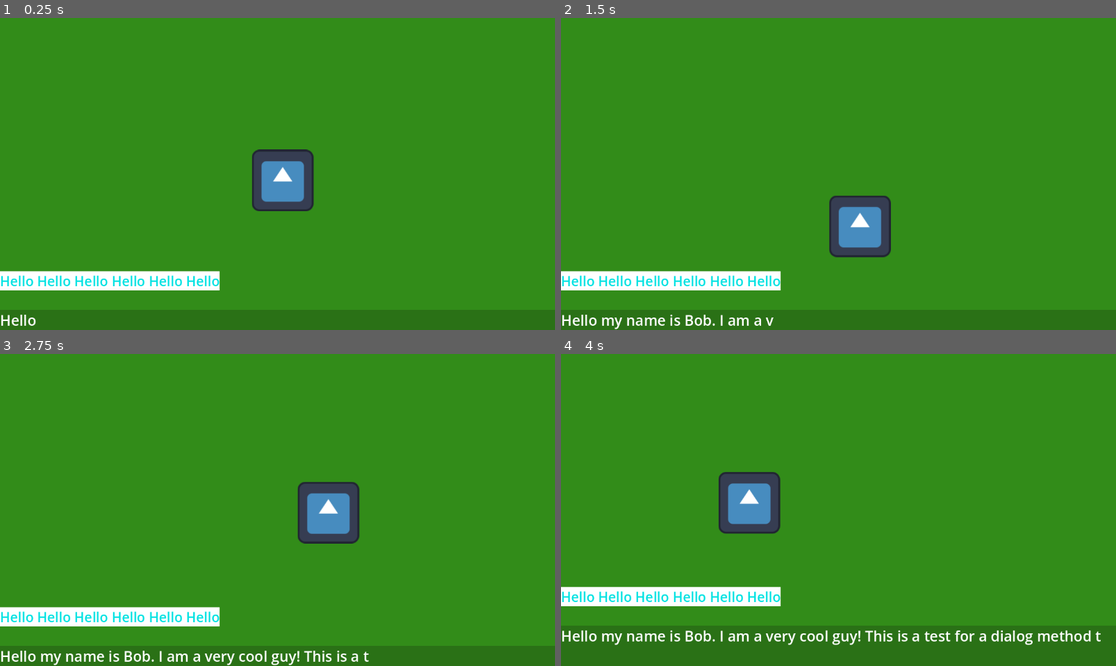
Above: before the commit, frames 1-4 (two rows, left to right).
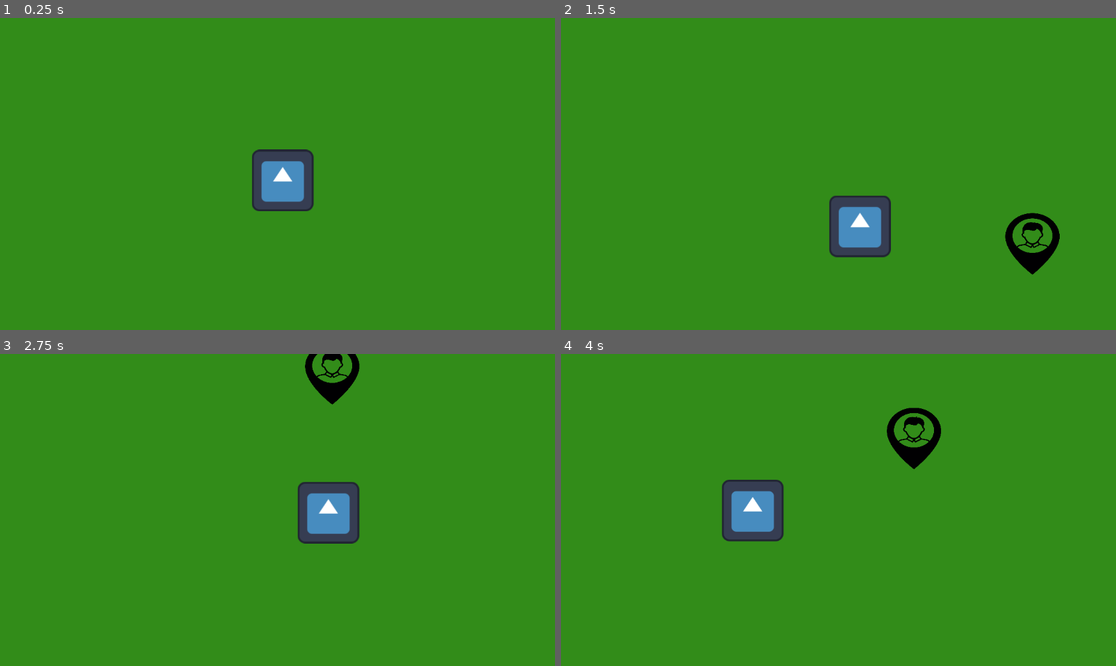
Above: after the commit, the same moments.

Repository: Skyepulse/LudumDare55Matelou
Game: Godot game, scene res://Scenes/mainScene.tscn
Same seed, same stepped clock (60 frames per second), same inputs: the game is played once before the commit and once after it. The engine's default icon, where the game draws it, is replaced by a stand-in: a white triangle on a blue panel in a dark square.
Inputs:
- Up to frame 1 (0.25 s): no input
- Up to frame 2 (1.5 s): hold D (move_right) 0.53-1.28 s; tap E (interact) at 0.6 s; hold S (move_down) from 1.28 s (still down); tap Shift (dash) at 1.35 s
- Up to frame 3 (2.75 s): tap E (interact) at 1.55, 2.1 s; release S (move_down) at 2.03 s; hold D (move_right) from 2.03 s (still down)
- Up to frame 4 (4 s): release D (move_right) at 2.78 s; hold W (move_up) 2.78-3.53 s; tap E (interact) at 2.85, 3.5, 3.8 s; hold A (move_left) from 3.53 s (still down); hold Shift (dash) from 3.53 s (still down)

The runs differ from the first frame. In frame 1, 8.9% of the frame differs, in the area x 0-100%, y 81-100%; in frame 2, 9.8%; in frame 3, 9.6%; in frame 4, 18%, in the area x 0-100%, y 17-100%.
Error after the commit: Cannot call method 'get_node' on a null value. (res://Scripts/npc.gd:12)

Commit message:
finished first draft of dialog show

Diff:
--- a/Scenes/mainScene.tscn
+++ b/Scenes/mainScene.tscn
@@ -1,14 +1,15 @@
-[gd_scene load_steps=4 format=3 uid="uid://bat355yqjpxwa"]
+[gd_scene load_steps=5 format=3 uid="uid://bat355yqjpxwa"]
 
 [ext_resource type="PackedScene" uid="uid://db7r2gogo5b78" path="res://Scenes/map_main_node.tscn" id="1_awtvf"]
 [ext_resource type="PackedScene" uid="uid://6s5dywlo2tph" path="res://Scenes/npc_talk_view.tscn" id="1_fo62l"]
 [ext_resource type="PackedScene" uid="uid://casvlyfugxq2v" path="res://Scenes/player.tscn" id="2_0ef22"]
+[ext_resource type="PackedScene" uid="uid://2n8233urbkoq" path="res://Scenes/npc.tscn" id="4_fedcy"]
 
 [node name="mainScene" type="Node2D"]
 
-[node name="CanvasLayer" type="CanvasLayer" parent="."]
+[node name="SceneCanvasLayer" type="CanvasLayer" parent="."]
 
-[node name="NPC_TALK_VIEW" parent="CanvasLayer" instance=ExtResource("1_fo62l")]
+[node name="NPC_TALK_VIEW" parent="SceneCanvasLayer" instance=ExtResource("1_fo62l")]
 
 [node name="mapMainNode" parent="." instance=ExtResource("1_awtvf")]
 scale = Vector2(4, 4)
@@ -18,3 +19,9 @@
 camera = NodePath("../MainCamera")
 
 [node name="MainCamera" type="Camera2D" parent="."]
+
+[node name="NPC" parent="." instance=ExtResource("4_fedcy")]
+position = Vector2(741, -382)
+
+[node name="NPC2" parent="." instance=ExtResource("4_fedcy")]
+position = Vector2(765, 235)
--- a/Scripts/npc.gd
+++ b/Scripts/npc.gd
@@ -1,9 +1,12 @@
 extends Node2D
+var dialog = "Hello! This is a test dialog from"
 
+var sceneCanvasLayer:CanvasLayer = null
 # Called when the node enters the scene tree for the first time.
 func _ready():
-	pass
-
+	sceneCanvasLayer = get_tree().get_root().get_child(0).get_node("SceneCanvasLayer") as CanvasLayer
+	if sceneCanvasLayer == null: print("CanvasLayer not found!!")
+	dialog += " " + str(name)
 
 func talk():
-	print("Hello World")
+	sceneCanvasLayer.get_node("NPC_TALK_VIEW").talk_dialog(dialog, name)
--- a/Scripts/npc_talk_view.gd
+++ b/Scripts/npc_talk_view.gd
@@ -21,7 +21,7 @@
 	dialogLabel = $dialogRect/DialogueLabel
 	nameLabel = $nameRect/NameLabel
 	dialogLabel.text = ""
-	nameLabel.text = "Hello Hello Hello Hello Hello Hello"
+	nameLabel.text = ""
 	initialize_label_position()
 
 	dialogTimer = Timer.new()
@@ -35,7 +35,7 @@
 	keepDialogTimer.timeout.connect(on_hide_dialog)
 	add_child(keepDialogTimer)
 
-	talk_dialog("Hello my name is Bob. I am a very cool guy! This is a test for a dialog method to show on screen dynamically!")
+	hide()
 
 func initialize_label_position():
 	var dialogLabelMinSize = dialogLabel.get_minimum_size()
@@ -62,11 +62,13 @@
 		dialogLabel.text += " pressed"
 
 
-func talk_dialog(text):
+func talk_dialog(text, nameText):
 	toBeSaidDialog = text
+	nameLabel.text = nameText
 	currentIndex = 0
 	saidDialog = toBeSaidDialog[currentIndex]
 	dialogLabel.text = saidDialog
+	show()
 	dialogTimer.start()
 
 func on_continue_dialog():
@@ -83,4 +85,6 @@
 
 func on_hide_dialog():
 	dialogLabel.text = ""
+	nameLabel.text = ""
+	hide()
 	keepDialogTimer.stop()
